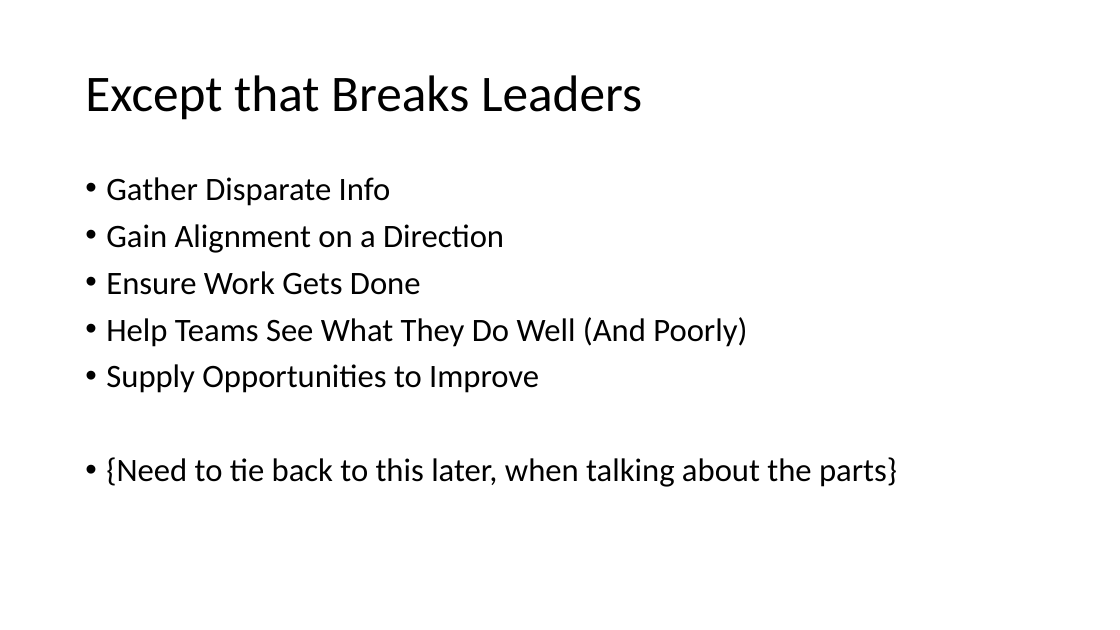
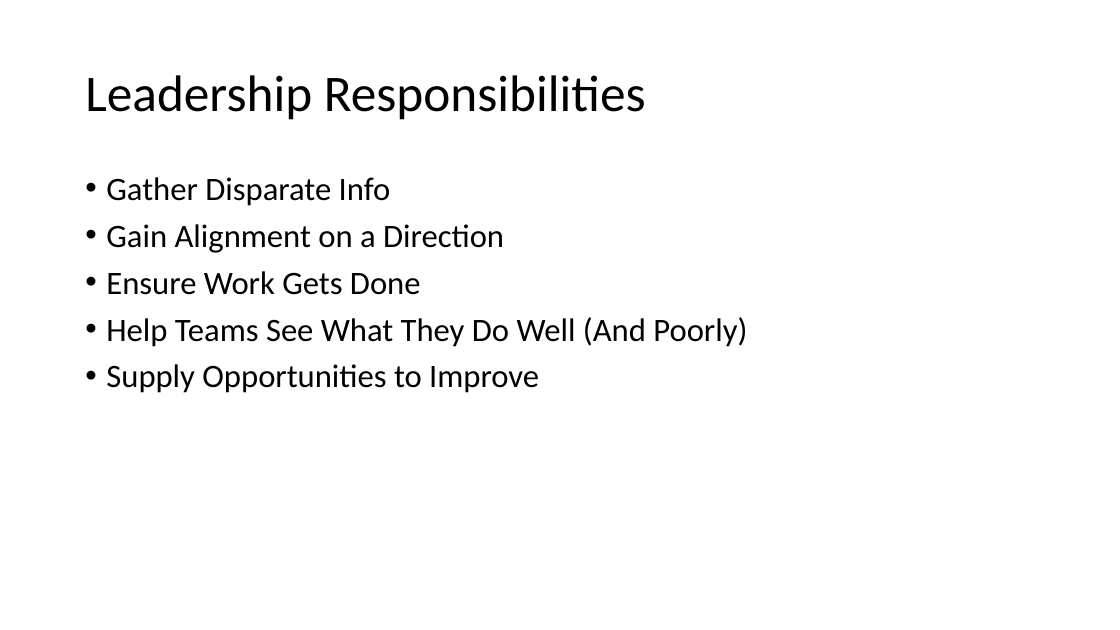
Before and after one commit to arlobelshee/Presentations, a slide deck: slide 37 of leading technical debt/gogo keynote - data-driven leadership to solve technical debt.pptx (slide 11 before the commit). Drawn at 1120x630 pixels with LibreOffice and Linux fonts; fonts in the diff are those of the drawing. Boxes give left, top, right and bottom in pixels: in the first picture for what was removed or moved away, otherwise in the second. Text is boxed around its words. In the diff, an @@ line names an element or a change of style, - is before the commit and + after.

Commit message:
A fit and finish pass for the text & content, and starting visualizations.

```diff
--- a/leading technical debt/gogo keynote - data-driven leadership to solve technical debt.pptx
+++ b/leading technical debt/gogo keynote - data-driven leadership to solve technical debt.pptx
@@ title at (x1=85, y1=75, x2=646, y2=120): text changed @@
-Except that Breaks Leaders
+Leadership Responsibilities
@@ text at (x1=106, y1=457, x2=897, y2=487): paragraph removed @@
-• {Need to tie back to this later, when talking about the parts}
```
Also in this commit, not shown: 15 other slides changed, 6 slides added, 10 slides removed.
